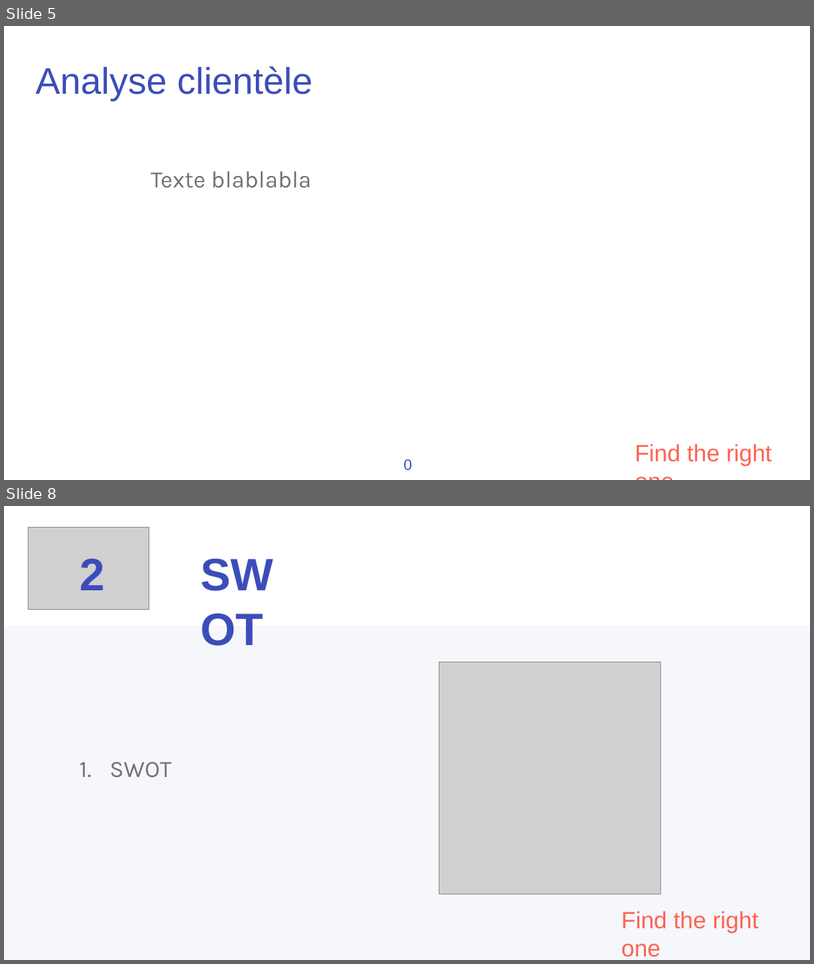
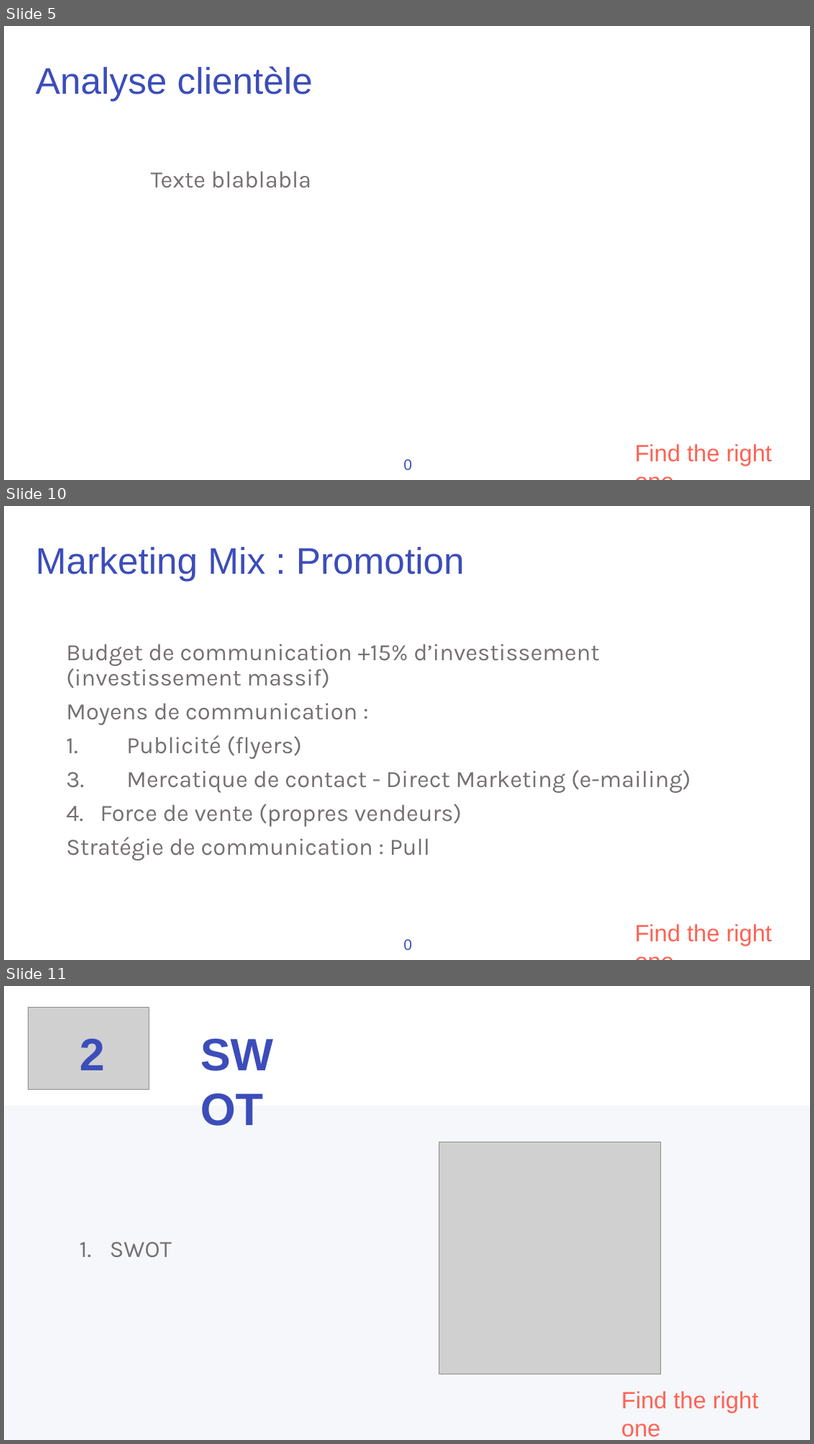
Before and after one commit to solown/ServeurWEB_PROJET, a slide deck: presentation/fr81.pptx. Shown one above the other, each under a label of ours: slides 5 and 8 before the commit, slides 5, 10 and 11 after it; the slides between them are not shown. The pictures are 814x964 and 814x1444 pixels, drawn with LibreOffice and Linux fonts; fonts in the diff are those of the drawing; grey boxes stand for pictures; background and template pictures are left out. Boxes give left, top, right and bottom in pixels: in the first picture for what was removed or moved away, otherwise in the second. Text is boxed around its words. In the diff, an @@ line names an element or a change of style, - is before the commit and + after.

Commit message:
add begin of marketing mix

```diff
--- a/presentation/fr81.pptx
+++ b/presentation/fr81.pptx
@@ slide 10 added at [4, 506, 810, 960], background #FFFFFF @@
@@ text added at [36, 547, 465, 581], 44 pt, text #3C4DBA @@
+Marketing Mix : Promotion
@@ text added at [66, 644, 691, 860], 28 pt, text #767171 @@
+Budget de communication +15% d’investissement (investissement massif)
+Moyens de communication :
+1. Publicité (flyers)
+3. Mercatique de contact - Direct Marketing (e-mailing)
+4. Force de vente (propres vendeurs)
+Stratégie de communication : Pull
@@ text added at [635, 924, 772, 945], 28 pt, text #FE6354 @@
+Find the right one
@@ text added at [404, 939, 412, 950], 18 pt, text #3C4DBA @@
+0
@@ what was slide 8 is now slide 11 @@
```
Also in this commit, not shown: 6 slides changed, 2 other slides added.
